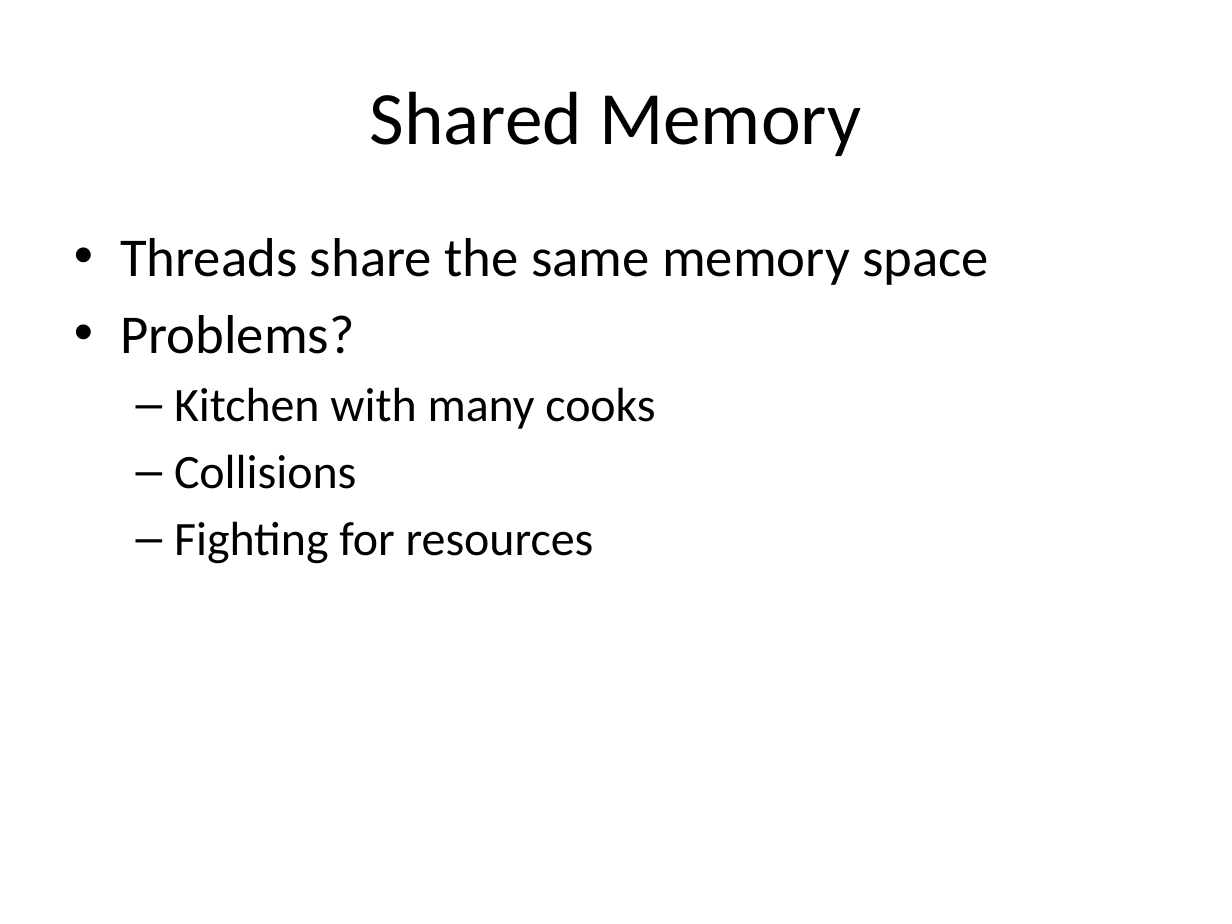
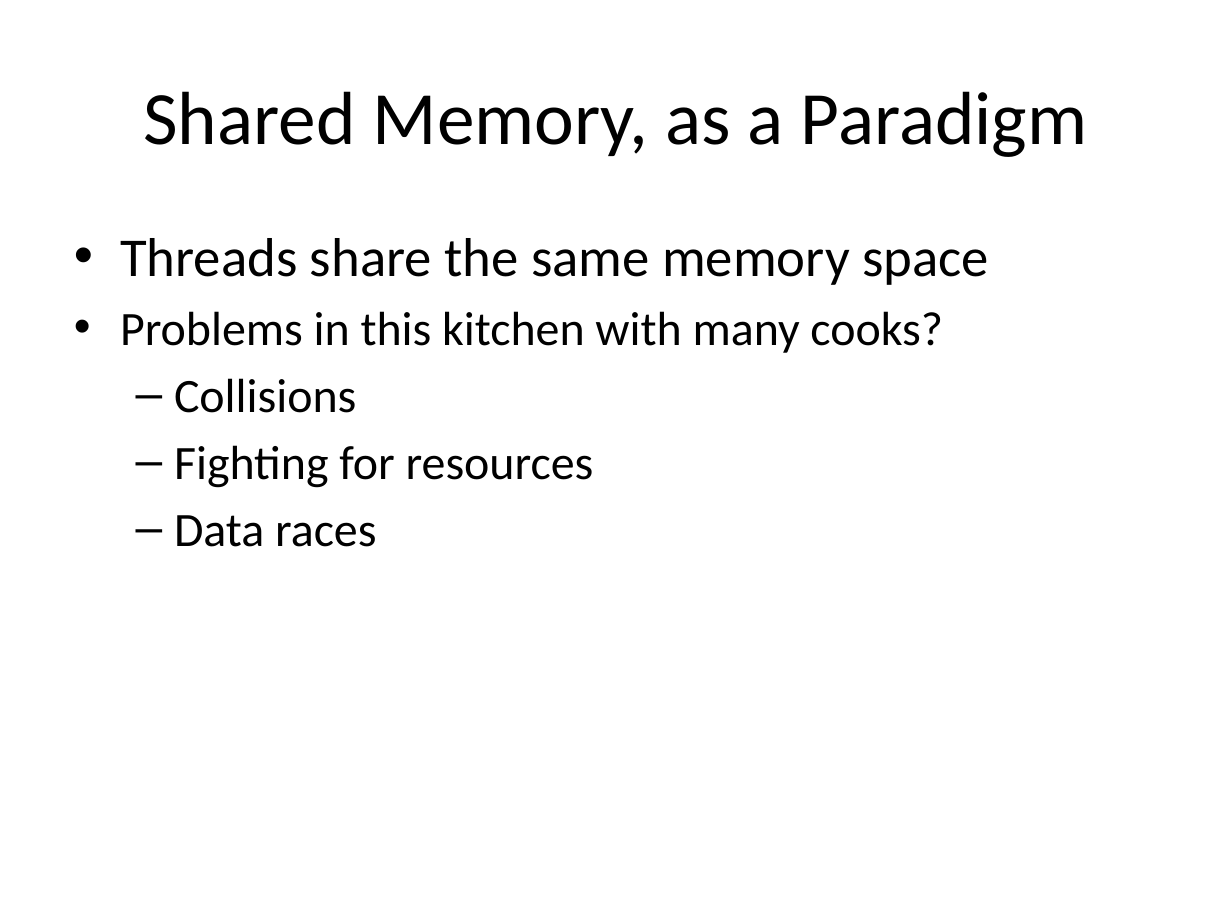
Before and after one commit to sellitforcache/cuda_tut, a slide deck: slide 3 of cuda_tut.pptx. Drawn at 1232x924 pixels with LibreOffice and Linux fonts; fonts in the diff are those of the drawing. Boxes give left, top, right and bottom in pixels: in the first picture for what was removed or moved away, otherwise in the second. Text is boxed around its words. In the diff, an @@ line names an element or a change of style, - is before the commit and + after.

```diff
--- a/cuda_tut.pptx
+++ b/cuda_tut.pptx
@@ title at <box>143,91,1087,157</box>: text changed @@
-Shared Memory
+Shared Memory, as a Paradigm
@@ text at <box>120,311,942,353</box>: text changed @@
-• Problems?
-  – Kitchen with many cooks
+  • Problems in this kitchen with many cooks?
@@ text at <box>174,515,376,547</box>: paragraph added @@
+  – Data races
```
Also in this commit, not shown: 5 other slides changed, 3 slides added, 1 slide removed.
